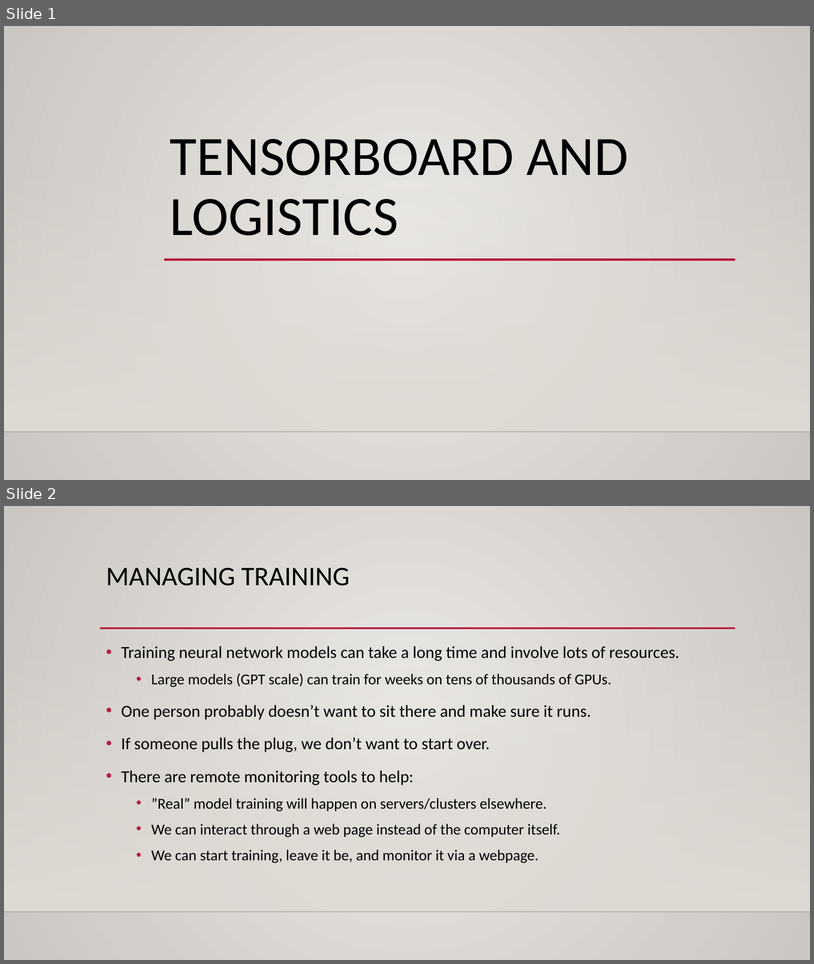
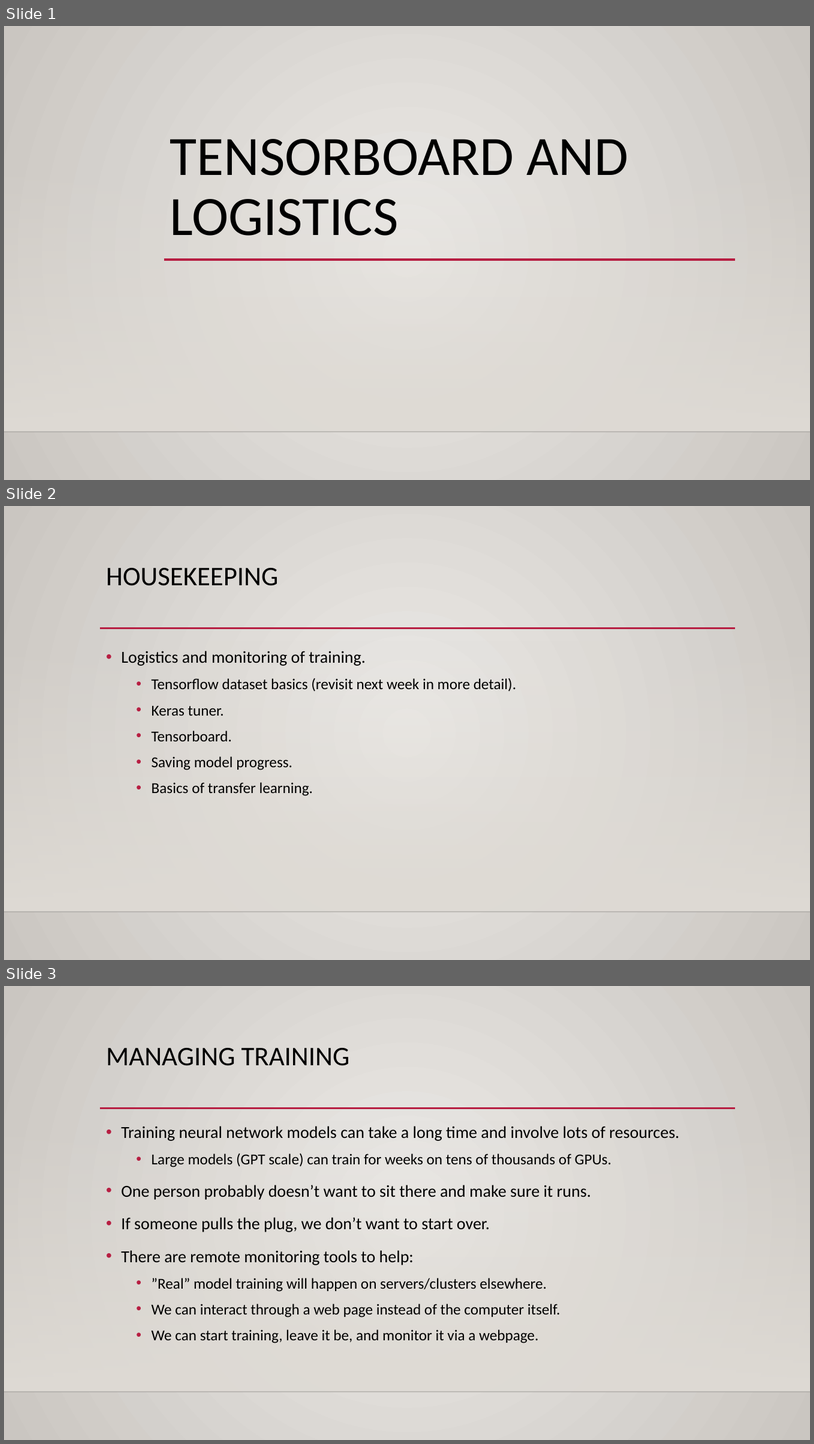
Before and after one commit to calvint13/Intro_to_Machine_Learning_Student_Workbooks, a slide deck: reference_content/Slides/tensorboard_cnn_2.pptx. Shown one above the other, each under a label of ours: slides 1 and 2 before the commit, slides 1, 2 and 3 after it. The pictures are 814x964 and 814x1444 pixels, drawn with LibreOffice and Linux fonts; fonts in the diff are those of the drawing; background and template pictures are left out. Boxes give left, top, right and bottom in pixels: in the first picture for what was removed or moved away, otherwise in the second. Text is boxed around its words. In the diff, an @@ line names an element or a change of style, - is before the commit and + after.

```diff
--- a/reference_content/Slides/tensorboard_cnn_2.pptx
+++ b/reference_content/Slides/tensorboard_cnn_2.pptx
@@ slide 2 added at (x1=4, y1=506, x2=810, y2=960), background gradient #ECEAE7 to #CAC7C1; not listed: 3 template elements that a slide beside it also shows @@
@@ title added at (x1=106, y1=568, x2=278, y2=586), 32 pt, text #000000 @@
+HOUSEKEEPING
@@ text added at (x1=121, y1=651, x2=516, y2=796), 18 pt, text #000000 @@
+• Logistics and monitoring of training.
+  • Tensorflow dataset basics (revisit next week in more detail).
+  • Keras tuner.
+  • Tensorboard.
+  • Saving model progress.
+  • Basics of transfer learning.
@@ what was slide 2 is now slide 3 @@
```
Also in this commit, not shown: 1 other file.
